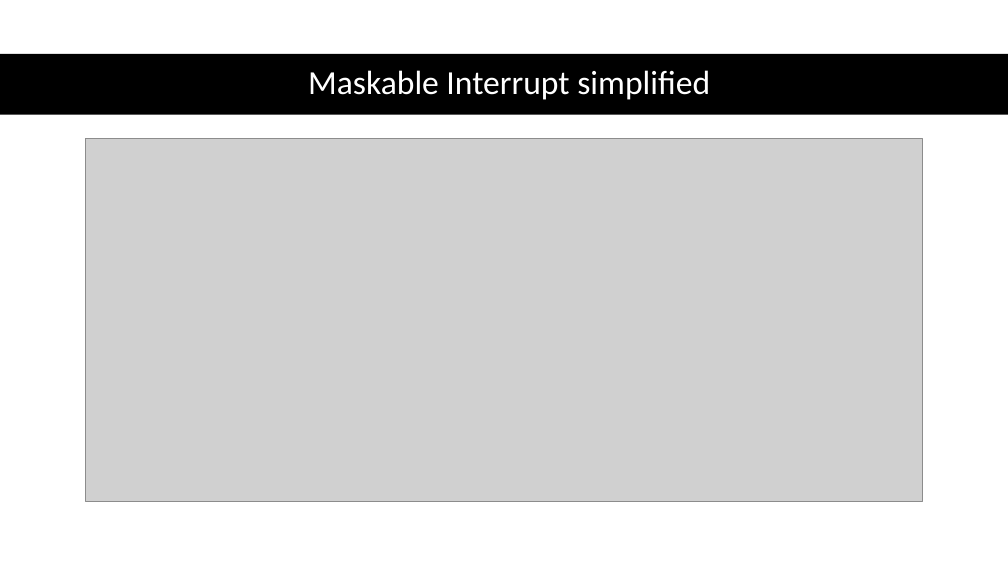
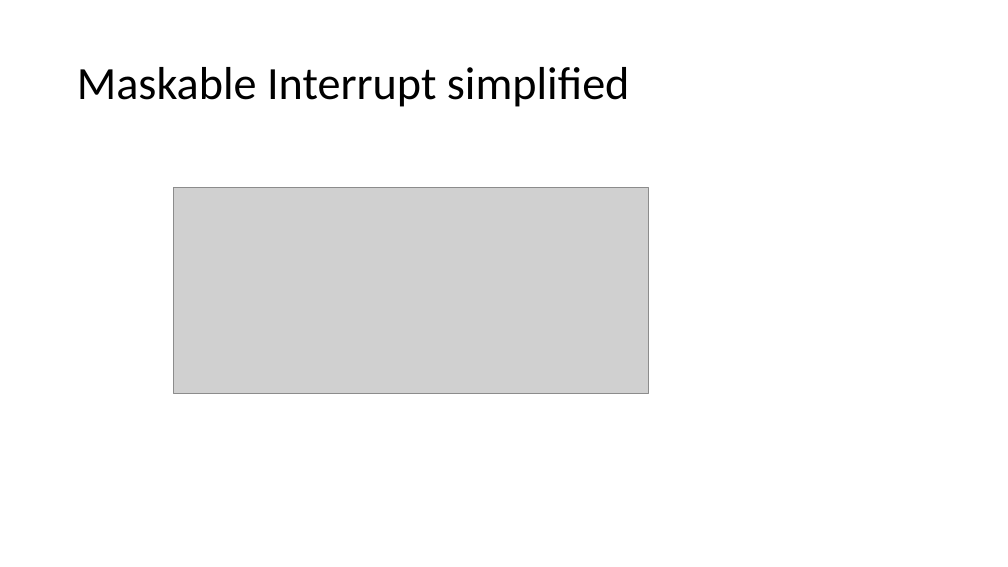
Before and after one commit to Mohamedsaied8/EmbeddedCppDiploma, a slide deck: slide 18 of interfacing/Slides/Interrupts.pptx. Drawn at 1008x567 pixels with LibreOffice and Linux fonts; fonts in the diff are those of the drawing; grey boxes stand for pictures. Boxes give left, top, right and bottom in pixels: in the first picture for what was removed or moved away, otherwise in the second. Text is boxed around its words. In the diff, an @@ line names an element or a change of style, - is before the commit and + after.

```diff
--- a/interfacing/Slides/Interrupts.pptx
+++ b/interfacing/Slides/Interrupts.pptx
@@ rectangle removed at (0, 54, 1008, 115) @@
@@ title "Maskable Interrupt simplified": place and size @@
-title "Maskable Interrupt simplified" at (308, 70, 710, 100)
+title "Maskable Interrupt simplified" at (77, 67, 630, 107)
@@ title "Maskable Interrupt simplified" at (77, 67, 630, 107): size 32 to 44 pt, text colour #FFFFFF to #000000; alignment centre to left @@
@@ picture: place and size @@
-picture at (86, 138, 923, 502)
+picture at (173, 188, 648, 394)
```
Also in this commit, not shown: 17 other slides changed, 47 other files.
